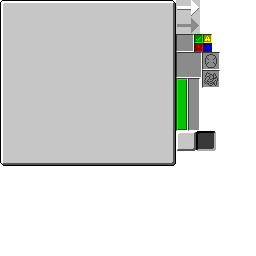
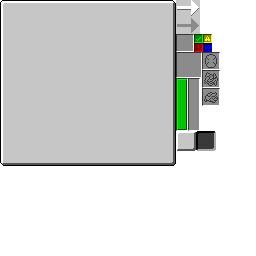
Comparing the layer stacks of the two 256×256 images. Changes:
added layer "paste_slot" above "jewel_slot" over (202, 88, 220, 106)
